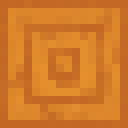
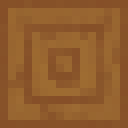
Layer changes from the first 128px x 128px image to the second:
removed layer "Background" over [left=0, top=0, right=128, bottom=128]
